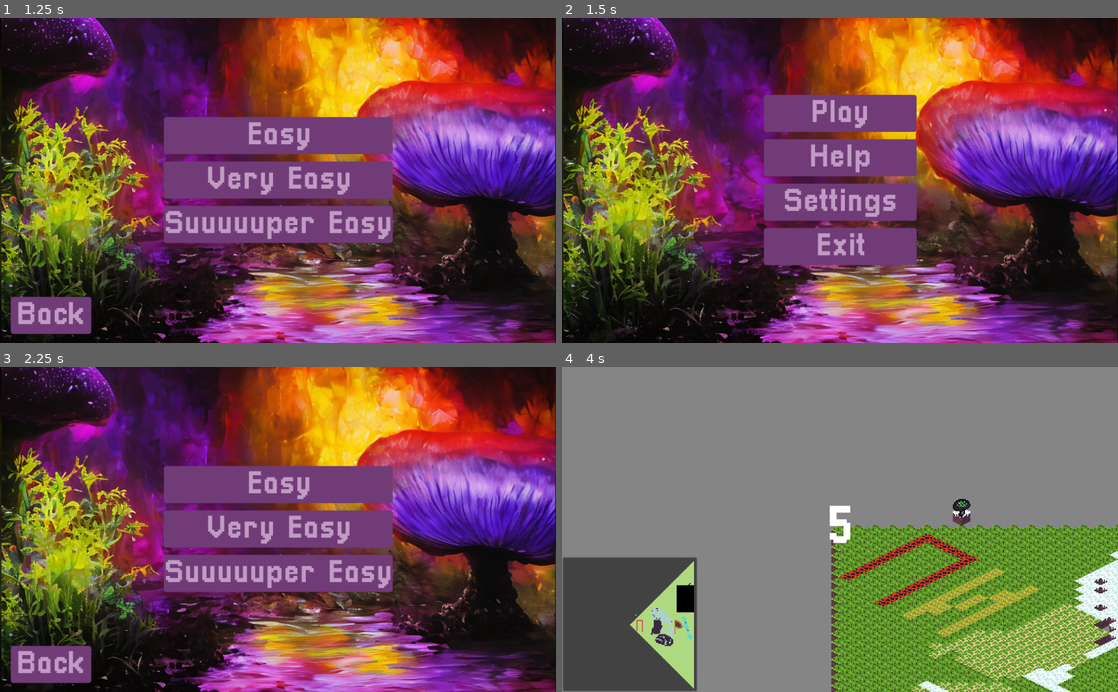
Above: before the commit, frames 1-4 (two rows, left to right).
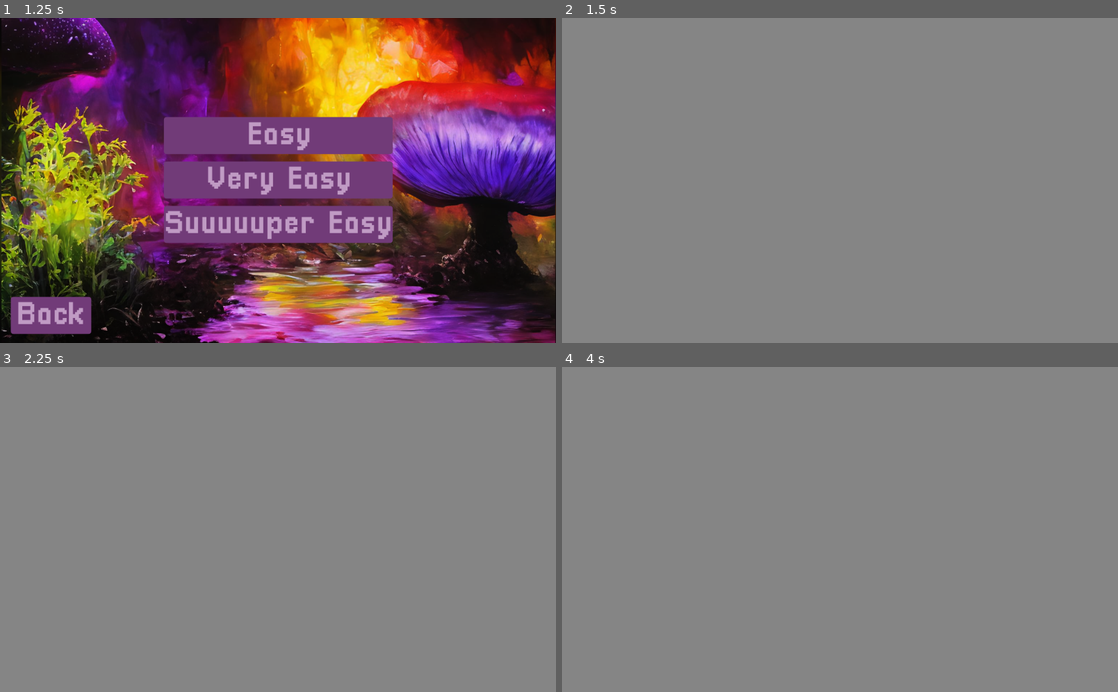
Above: after the commit, the same moments.

Repository: Ducklings-Studio/GGJ-2023
Game: Godot game, scene res://Scenes/Menu.tscn
Same seed, same stepped clock (60 frames per second), same inputs: the game is played once before the commit and once after it.
Inputs (mouse positions are in pixels of both pictures, inside the frame that each line leads up to):
- Up to frame 1 (1.25 s): click "Help" at 0.5 s
- Up to frame 2 (1.5 s): click "Back" at 1.25 s
- Up to frame 3 (2.25 s): click (278, 464) at 2 s, where only the run before the commit has a clickable "Play"
- Up to frame 4 (4 s): click (840, 484) at 2.75 s, where only the run before the commit has a clickable "Easy"; tap Enter at 3.5 s; move the mouse to (962, 513) at 3.52 s; hold Right (ui_right) from 3.53 s (still down); hold Ctrl from 3.53 s (still down); click (962, 513) at 3.67 s

Frame 1 is identical in both runs. In frame 2, 100% of the frame differs, in the area x 0-100%, y 0-100%; in frame 3, 100%; in frame 4, 37%.

Commit message:
hi

Diff:
--- a/Scenes/Menu.tscn
+++ b/Scenes/Menu.tscn
@@ -101,7 +101,7 @@
 [node name="Difficulty" parent="." instance=ExtResource( 7 )]
 visible = false
 
-[connection signal="pressed" from="MarginContainer/VBoxContainer/Play" to="." method="_on_Play_pressed" flags=6]
+[connection signal="pressed" from="MarginContainer/VBoxContainer/Play" to="." method="_on_Play_pressed"]
 [connection signal="pressed" from="MarginContainer/VBoxContainer/Help" to="." method="_on_Help_pressed"]
 [connection signal="pressed" from="MarginContainer/VBoxContainer/Settings" to="." method="_on_Settings_pressed"]
 [connection signal="pressed" from="MarginContainer/VBoxContainer/Exit" to="." method="_on_Exit_pressed"]
--- a/Scenes/Settings.tscn
+++ b/Scenes/Settings.tscn
@@ -19,7 +19,7 @@
 bg_color = Color( 0, 0, 0, 0.392157 )
 
 [sub_resource type="StyleBoxFlat" id=4]
-bg_color = Color( 0, 0, 0, 0.588235 )
+bg_color = Color( 0, 0, 0, 0.392157 )
 
 [node name="Settings" type="Control"]
 anchor_right = 1.0
@@ -83,7 +83,7 @@
 text = "Audio"
 uppercase = true
 
-[node name="AudiSlider" type="HSlider" parent="MarginContainer/Control/VBoxContainer/Control" groups=["ui_button"]]
+[node name="AudiSlider" type="HSlider" parent="MarginContainer/Control/VBoxContainer/Control" groups=["ui_button", "ui_sliders"]]
 anchor_left = 0.5
 anchor_top = 0.5
 anchor_right = 0.5
@@ -123,7 +123,7 @@
 text = "Music"
 uppercase = true
 
-[node name="MusicSlider" type="HSlider" parent="MarginContainer/Control/VBoxContainer/Control2" groups=["ui_button"]]
+[node name="MusicSlider" type="HSlider" parent="MarginContainer/Control/VBoxContainer/Control2" groups=["ui_button", "ui_sliders"]]
 anchor_left = 0.5
 anchor_top = 0.5
 anchor_right = 0.5
--- a/Scripts/Difficulty.gd
+++ b/Scripts/Difficulty.gd
@@ -13,4 +13,4 @@
 
 
 func _on_Back_pressed():
-	get_tree().change_scene("res://Scenes/Menu.tscn")
+	self.set_visible(false)
--- a/Scripts/global.gd
+++ b/Scripts/global.gd
@@ -1 +1,11 @@
 extends Node
+
+
+func _ready():
+	var sliders: Array = get_tree().get_nodes_in_group("ui_sliders")
+	for inst in sliders:
+		inst.connect("value_changed", self, "play_slider")
+
+
+func play_slider(_tmp):
+	AudioManager.play("res://Assets/Audio/Effects/click_004.ogg")
Not shown, added: Assets/Audio/Effects/click_004.ogg.import
Not shown, added: Assets/Audio/Effects/click_004.ogg
